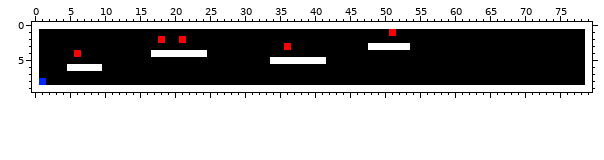
Sprite sheet: res/level1.png. The picture above was drawn from the file before the commit.
The file is 80x10 pixels.
Once edited:
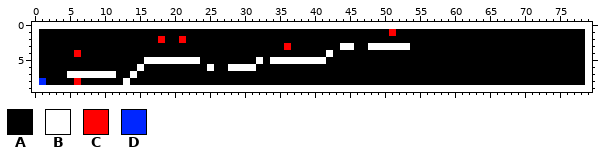
Palette (. is transparent): A #000000  B #ffffff  C #ff0000  D #0026ff
Diff:
y 3: x 44..45 AA -> BB
y 4: x 17..24 BBBBBBBB -> AAAAAAAA; x 42 A -> B
y 5: x 16..23 AAAAAAAA -> BBBBBBBB; x 32 A -> B
y 6: x 5..9 BBBBB -> AAAAA; x 15 A -> B; x 25 A -> B; x 28..31 AAAA -> BBBB
y 7: x 5..11 AAAAAAA -> BBBBBBB; x 14 A -> B
y 8: x 6 A -> C; x 13 A -> B
Where, in picture pixels (left, top, right, bottom), the same in both pictures:
changed: (326, 43, 354, 57)
changed: (67, 50, 263, 85)
